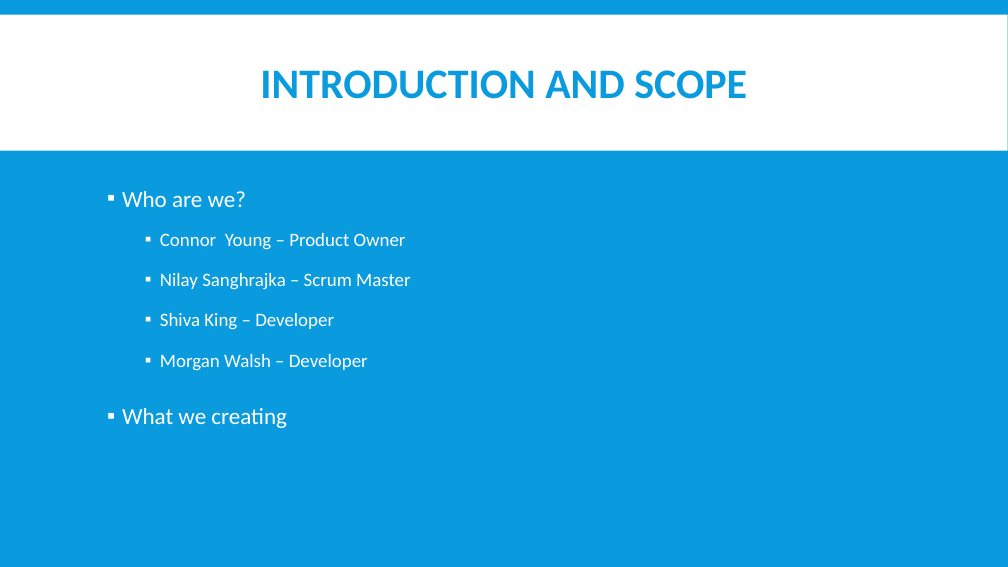
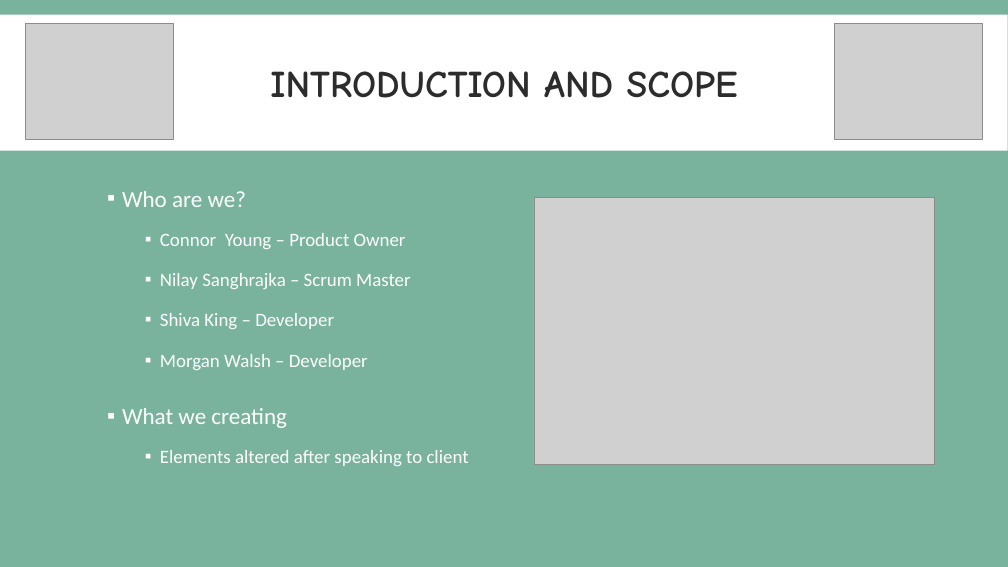
Before and after one commit to CYoung5560/Final_project, a slide deck: slide 2 of Documentation/GroupCinemaProject.pptx. Drawn at 1008x567 pixels with LibreOffice and Linux fonts; fonts in the diff are those of the drawing; grey boxes stand for pictures. Boxes give left, top, right and bottom in pixels: in the first picture for what was removed or moved away, otherwise in the second. Text is boxed around its words. In the diff, an @@ line names an element or a change of style, - is before the commit and + after.

```diff
--- a/Documentation/GroupCinemaProject.pptx
+++ b/Documentation/GroupCinemaProject.pptx
@@ background #099BDD to #79B39E @@
@@ picture added at <box>26,23,174,140</box> @@
@@ title "INTRODUCTION AND SCOPE" at <box>270,71,738,98</box>: size 40 to 36 pt, font Calibri to Comic Neue, text colour #099BDD to #2C2C2C @@
@@ picture added at <box>835,23,983,140</box> @@
@@ picture added at <box>534,197,935,464</box> @@
@@ text at <box>160,450,469,466</box>: paragraph added @@
+    ▪ Elements altered after speaking to client
```
Also in this commit, not shown: 9 other slides changed, 1 slide added, 1 slide removed, 2 other files.
